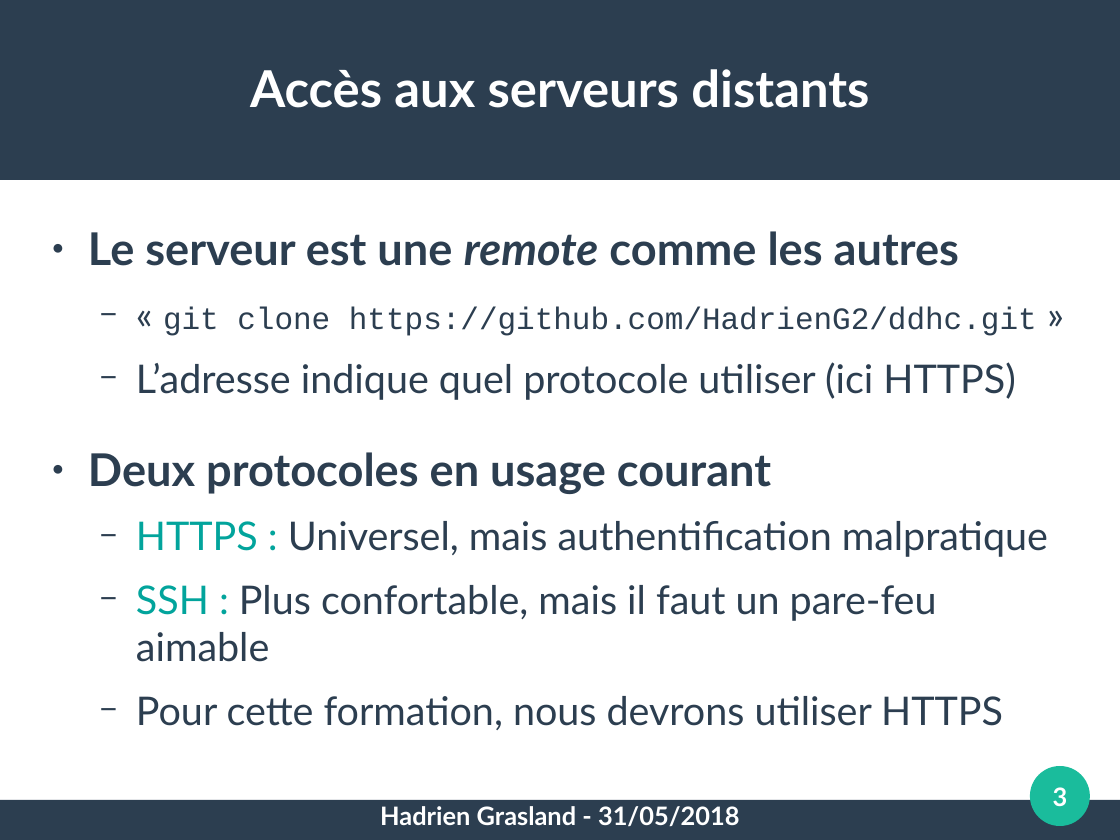
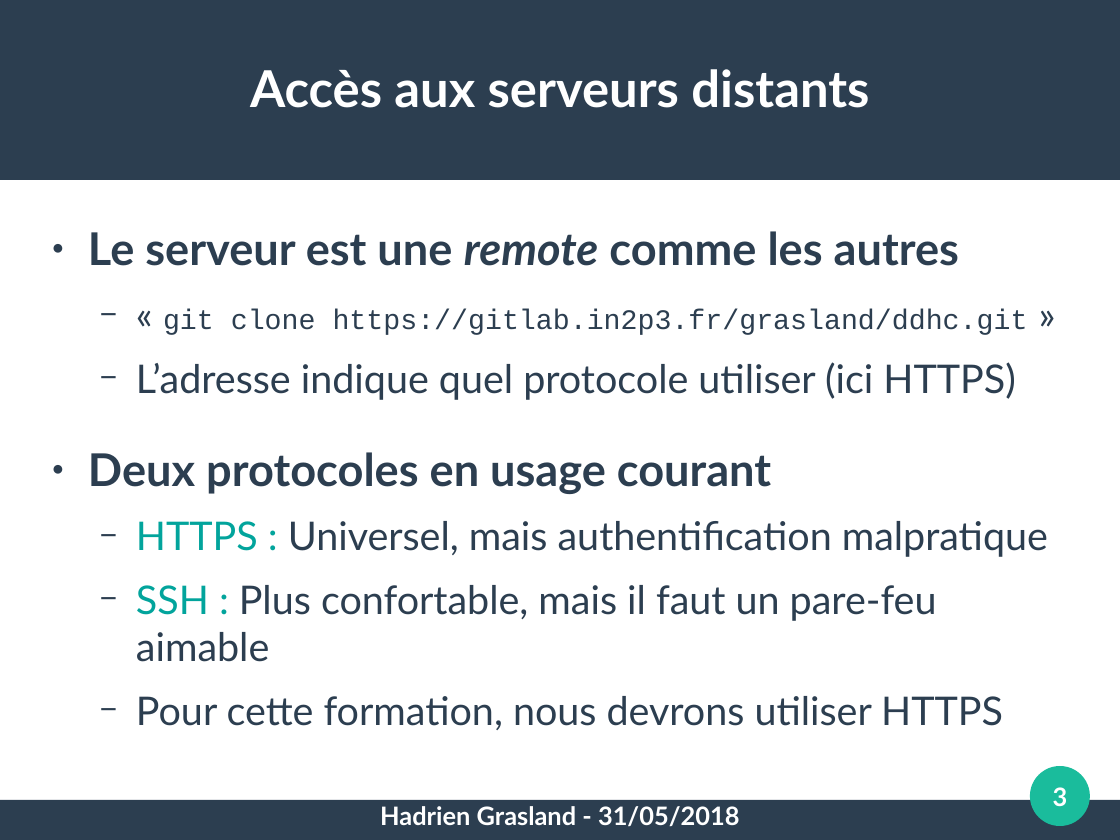
Before and after one commit to pushou/formation-git, a slide deck: slide 3 of 5-Reseau.odp. Drawn at 1120x840 pixels with LibreOffice and Linux fonts; fonts in the diff are those of the drawing. Boxes give left, top, right and bottom in pixels: in the first picture for what was removed or moved away, otherwise in the second. Text is boxed around its words. In the diff, an @@ line names an element or a change of style, - is before the commit and + after.

Commit message:
Gitlabification

```diff
--- a/5-Reseau.odp
+++ b/5-Reseau.odp
@@ text at bbox=[163, 309, 1028, 335]: text changed; size 22 to 20 pt @@
-  − « git clone https://github.com/HadrienG2/ddhc.git »
+  − « git clone https://gitlab.in2p3.fr/grasland/ddhc.git »
```
Also in this commit, not shown: 2 other slides changed, 1 other file.
